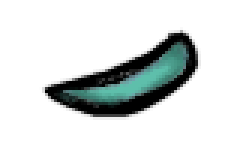
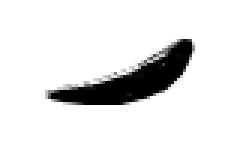
Comparing the layer stacks of the two (240, 150) images. Changes:
added layer "Layer" above "arm_lower-6.png" over [45, 39, 195, 105]
hid "arm_lower-6.png" over [42, 27, 201, 120]
